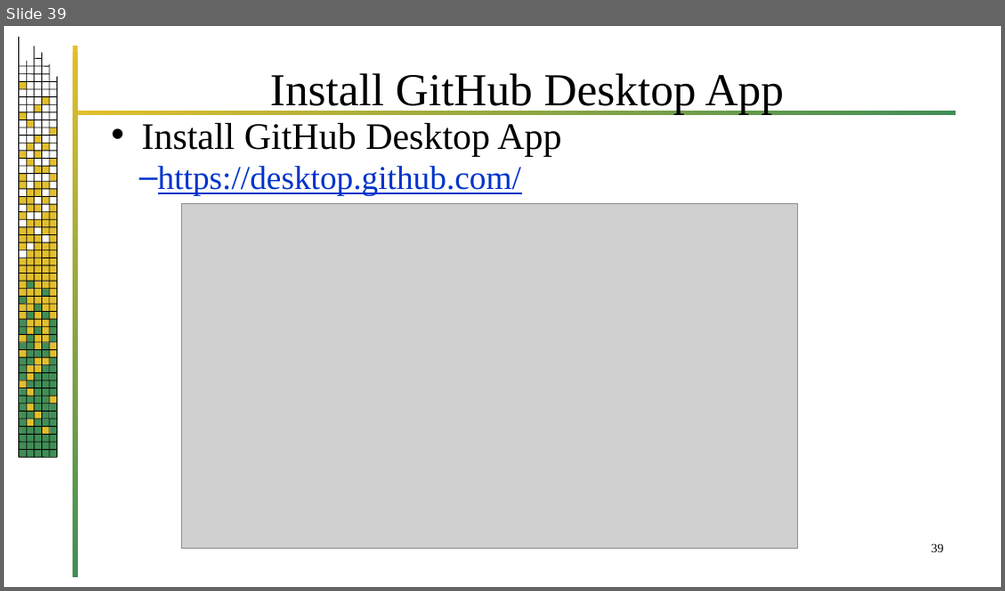
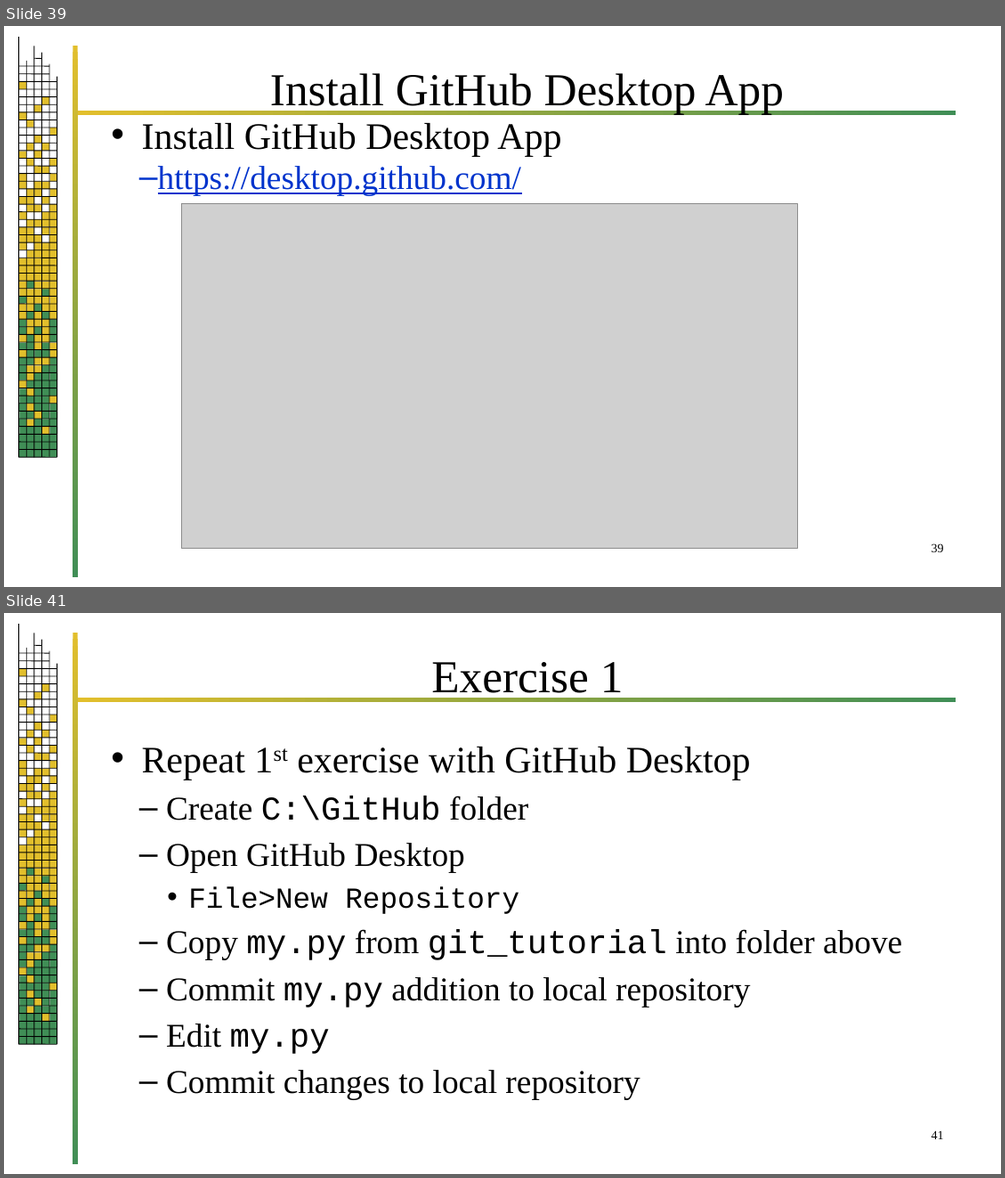
Before and after one commit to jrb28/git, a slide deck: 26bGit.pptx. Shown one above the other, each under a label of ours: slide 39 before the commit, slides 39 and 41 after it; the slides between them are not shown. The pictures are 1005x591 and 1005x1178 pixels, drawn with LibreOffice and Linux fonts; fonts in the diff are those of the drawing; grey boxes stand for pictures; background and template pictures are left out. Boxes give left, top, right and bottom in pixels: in the first picture for what was removed or moved away, otherwise in the second. Text is boxed around its words. In the diff, an @@ line names an element or a change of style, - is before the commit and + after.

```diff
--- a/26bGit.pptx
+++ b/26bGit.pptx
@@ slide 41 added at [4, 613, 1001, 1174], background #FFFFFF; not listed: 220 template elements that a slide beside it also shows @@
@@ title added at [431, 662, 623, 701], 44 pt, text #000000 @@
+Exercise 1
@@ text added at [142, 747, 902, 1099], 32 pt, text #000000 @@
+• Repeat 1st exercise with GitHub Desktop
+  – Create C:\GitHub folder
+  – Open GitHub Desktop
+    • File>New Repository
+  – Copy my.py from git_tutorial into folder above
+  – Commit my.py addition to local repository
+  – Edit my.py
+  – Commit changes to local repository
@@ page number added at [931, 1130, 944, 1139], 12 pt, text #000000 @@
+41
```
Also in this commit, not shown: 12 slides changed, 14 other slides added.
